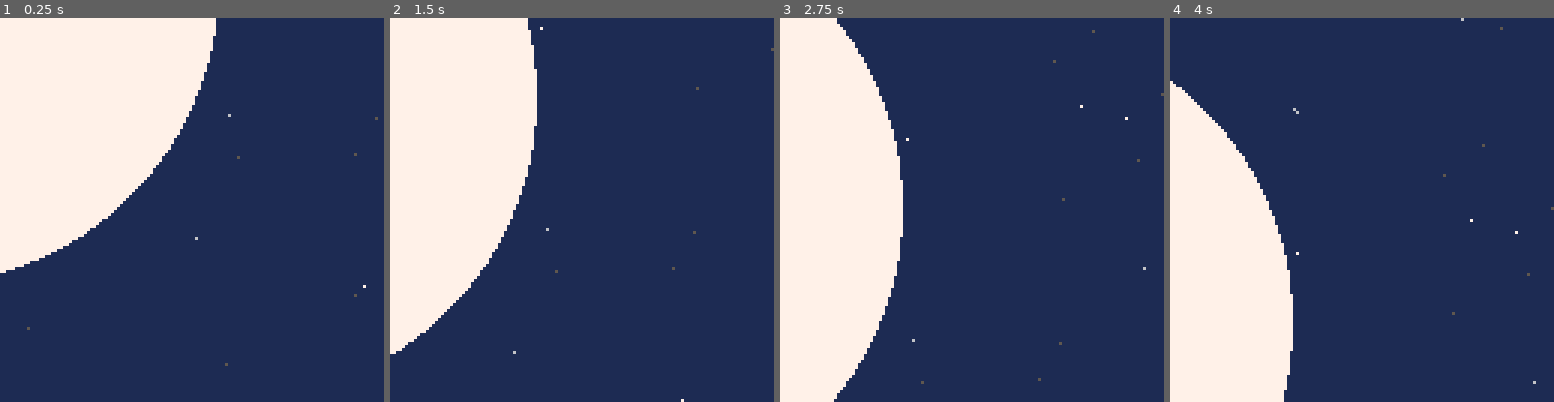
Above: before the commit, frames 1-4 (left to right).
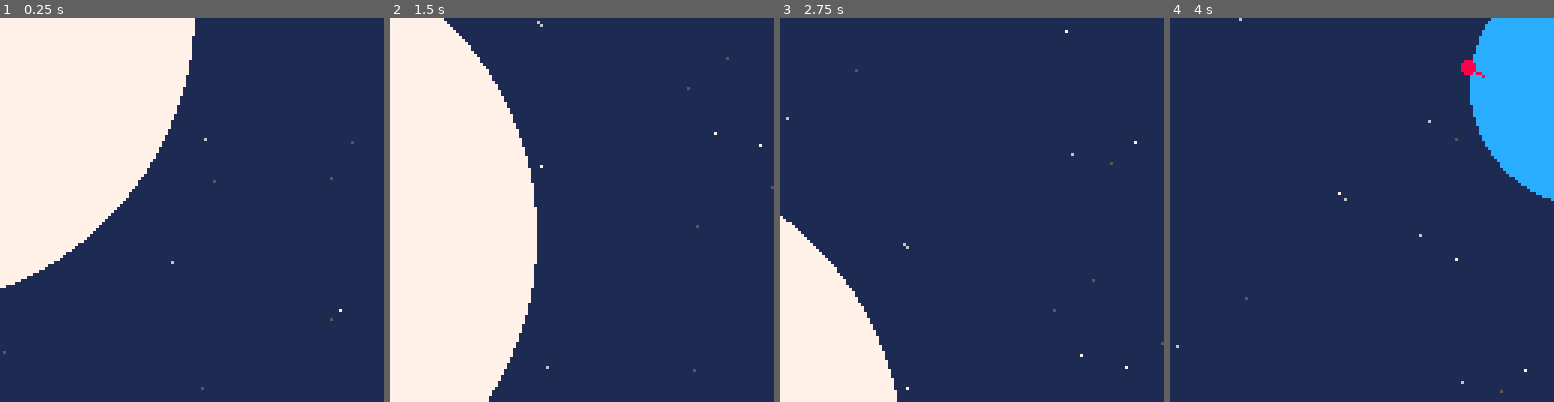
Above: after the commit, the same moments.

Repository: nucleartide/ludum-dare-39
Game: PICO-8 cartridge game.p8
Same seed, same stepped clock (60 frames per second), same inputs: the game is played once before the commit and once after it.
Inputs:
- Up to frame 1 (0.25 s): no input
- Up to frame 2 (1.5 s): tap O (Z key) at 0.7 s
- Up to frame 3 (2.75 s): hold Right 1.6-2.1 s; tap O (Z key) at 1.7, 2.1, 2.5 s; hold Up 2.15-2.42 s; hold Right from 2.47 s (still down)
- Up to frame 4 (4 s): tap O (Z key) at 2.9, 3.3, 3.7 s; release Right at 3.03 s; hold Left 3.08-3.58 s; hold Down 3.63-3.97 s

The runs differ from the first frame. In frame 1, 2.5% of the frame differs, in the area x 0-99%, y 0-97%; in frame 2, 14%; in frame 3, 20%; in frame 4, 29%, in the area x 0-100%, y 0-100%.

Commit message:
make camera faster

Diff:
--- a/game.p8
+++ b/game.p8
@@ -160,10 +160,10 @@
   -- move camera
   --
 
-  if player.x < cam.x+cam.pad     then cam.x -= 1 end
-  if player.x > cam.x+128-cam.pad then cam.x += 1 end
-  if player.y < cam.y+cam.pad     then cam.y -= 1 end
-  if player.y > cam.y+128-cam.pad then cam.y += 1 end
+  if player.x < cam.x+cam.pad     then cam.x -= 2 end
+  if player.x > cam.x+128-cam.pad then cam.x += 2 end
+  if player.y < cam.y+cam.pad     then cam.y -= 2 end
+  if player.y > cam.y+128-cam.pad then cam.y += 2 end
 end
 
 function draw_game()
